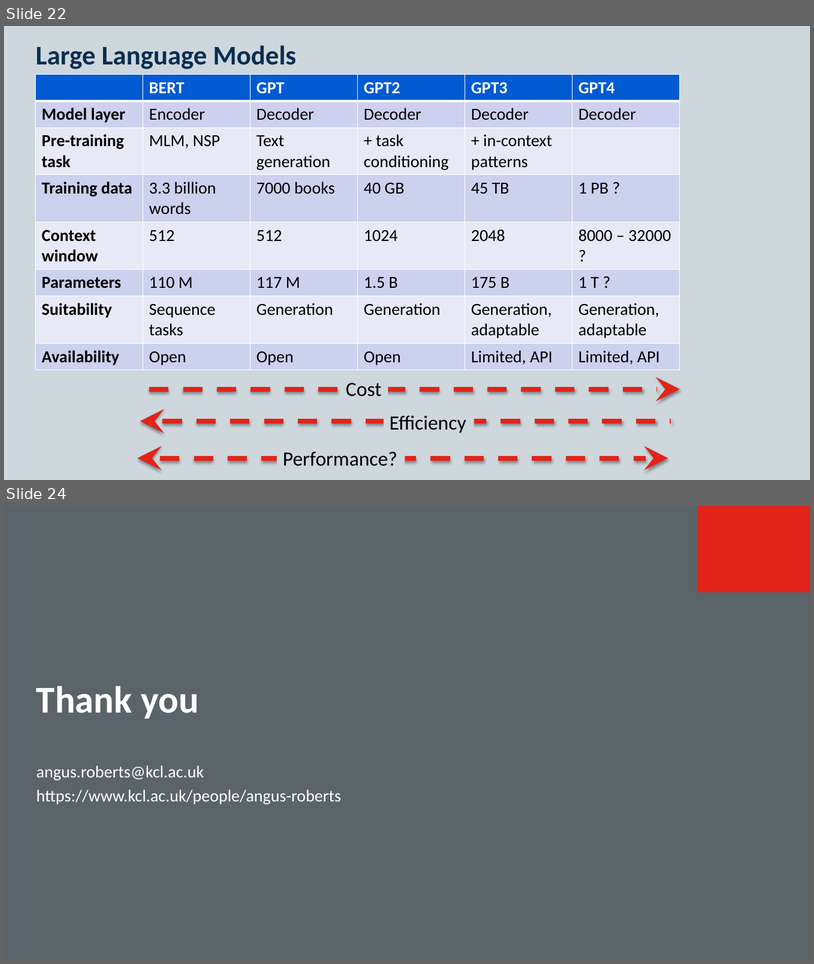
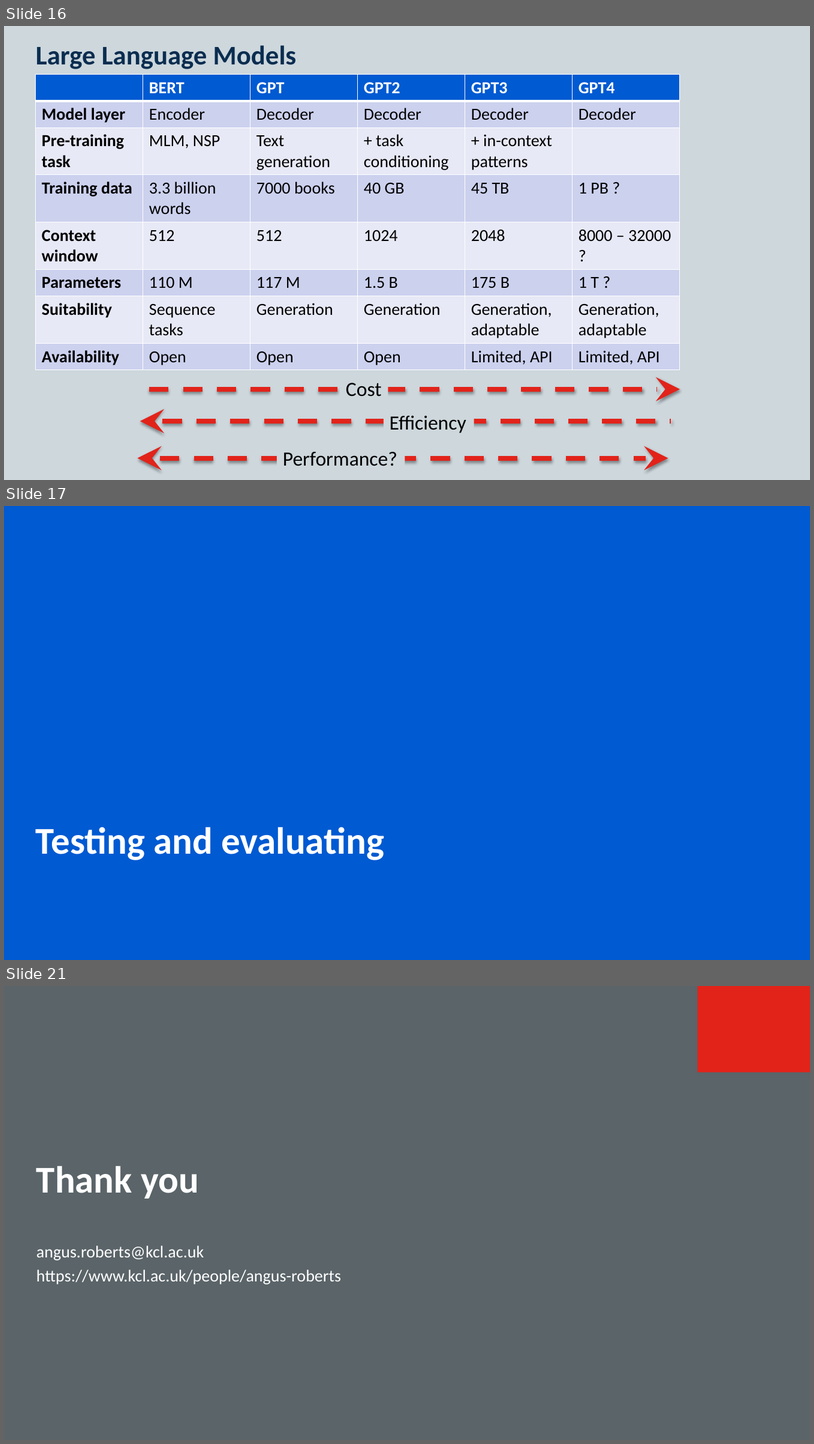
Before and after one commit to KCL-Health-NLP/nlp-half-day-workshop, a slide deck: presentations/classification.pptx. Shown one above the other, each under a label of ours: slides 22 and 24 before the commit, slides 16, 17 and 21 after it; the slides between them are not shown. The pictures are 814x964 and 814x1444 pixels, drawn with LibreOffice and Linux fonts; fonts in the diff are those of the drawing; background and template pictures are left out. Boxes give left, top, right and bottom in pixels: in the first picture for what was removed or moved away, otherwise in the second. Text is boxed around its words. In the diff, an @@ line names an element or a change of style, - is before the commit and + after.

```diff
--- a/presentations/classification.pptx
+++ b/presentations/classification.pptx
@@ slide 17 added at (4,506,810,960), background #005AD2 @@
@@ title added at (36,826,384,860), 45 pt, text #FFFFFF, bold @@
+Testing and evaluating
@@ what was slide 22 is now slide 16 @@
@@ what was slide 24 is now slide 21 @@
```
Also in this commit, not shown: 5 slides changed, 5 other slides added, 9 slides removed, 6 other files.
